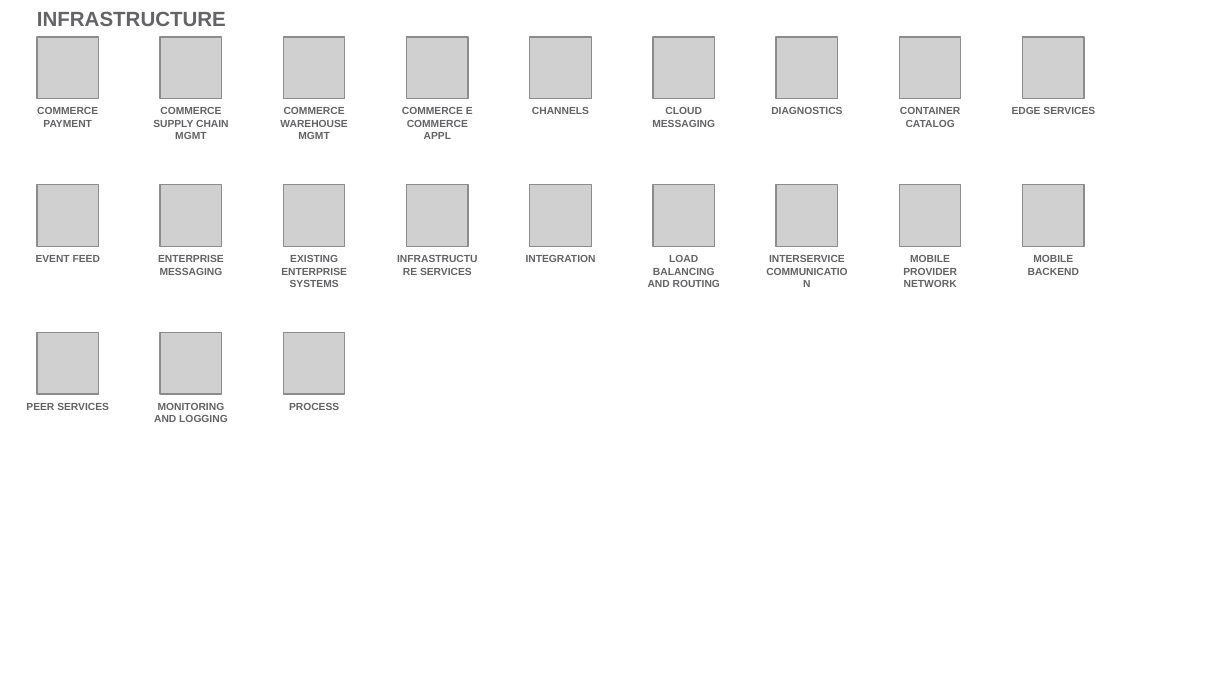
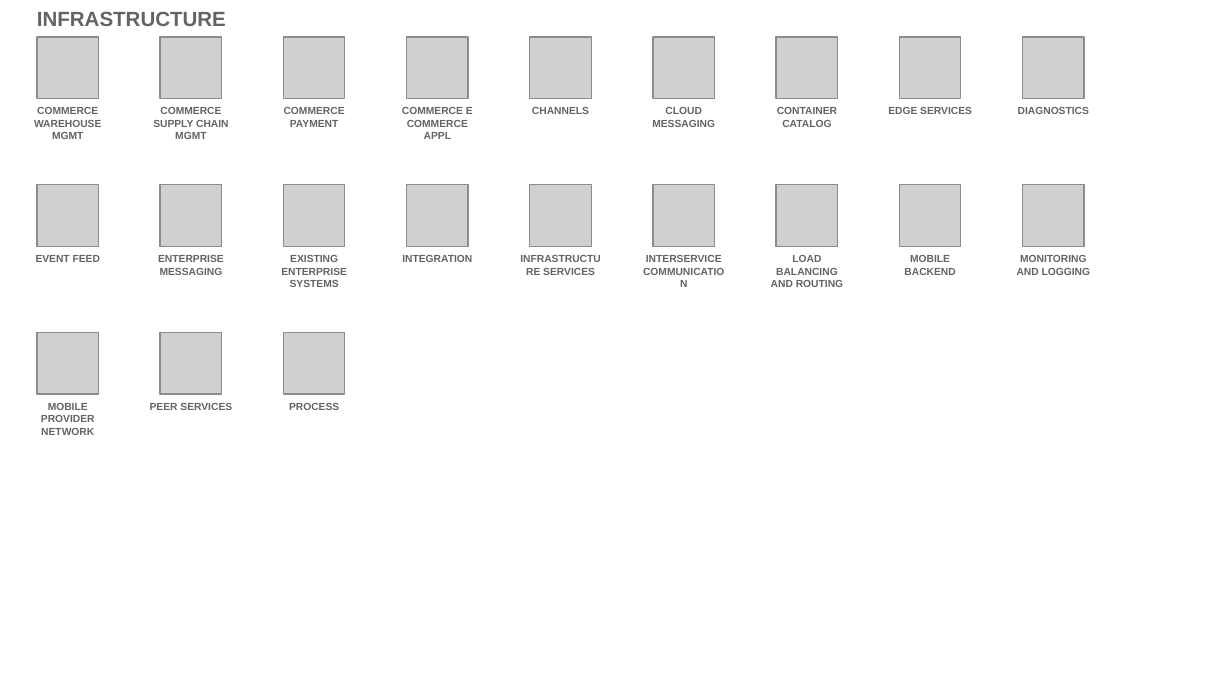
Before and after one commit to l2fprod/myarchitecture, a slide deck: slide 18 of mycatalog-architecture-diagram-template.pptx. Drawn at 1232x693 pixels with LibreOffice and Linux fonts; fonts in the diff are those of the drawing; grey boxes stand for pictures. Boxes give left, top, right and bottom in pixels: in the first picture for what was removed or moved away, otherwise in the second. Text is boxed around its words. In the diff, an @@ line names an element or a change of style, - is before the commit and + after.

```diff
--- a/mycatalog-architecture-diagram-template.pptx
+++ b/mycatalog-architecture-diagram-template.pptx
@@ text at box(34, 107, 101, 139): text changed @@
-COMMERCE PAYMENT
+COMMERCE WAREHOUSE MGMT
@@ text at box(284, 107, 345, 127): text changed @@
-COMMERCE WAREHOUSE MGMT
+COMMERCE PAYMENT
@@ 4 texts: place and size @@
-4 texts at box(526, 107, 1095, 262)
+4 texts at box(402, 107, 972, 262)
@@ text "DIAGNOSTICS": place and size @@
-text "DIAGNOSTICS" at box(771, 107, 842, 114)
+text "DIAGNOSTICS" at box(1018, 107, 1089, 114)
@@ text at box(904, 255, 955, 275): text changed @@
-MOBILE PROVIDER NETWORK
+MOBILE BACKEND
@@ text at box(1017, 255, 1091, 275): text changed @@
-MOBILE BACKEND
+MONITORING AND LOGGING
@@ text added at box(41, 403, 95, 435), 6 pt, text #646365, bold @@
+MOBILE PROVIDER NETWORK
@@ 3 texts: place and size @@
-3 texts at box(26, 255, 720, 410)
+3 texts at box(150, 255, 843, 410)
@@ text removed at box(154, 403, 228, 422) @@
-MONITORING AND LOGGING
```
Also in this commit, not shown: 12 other slides changed, 1 slide added, 1 slide removed.
